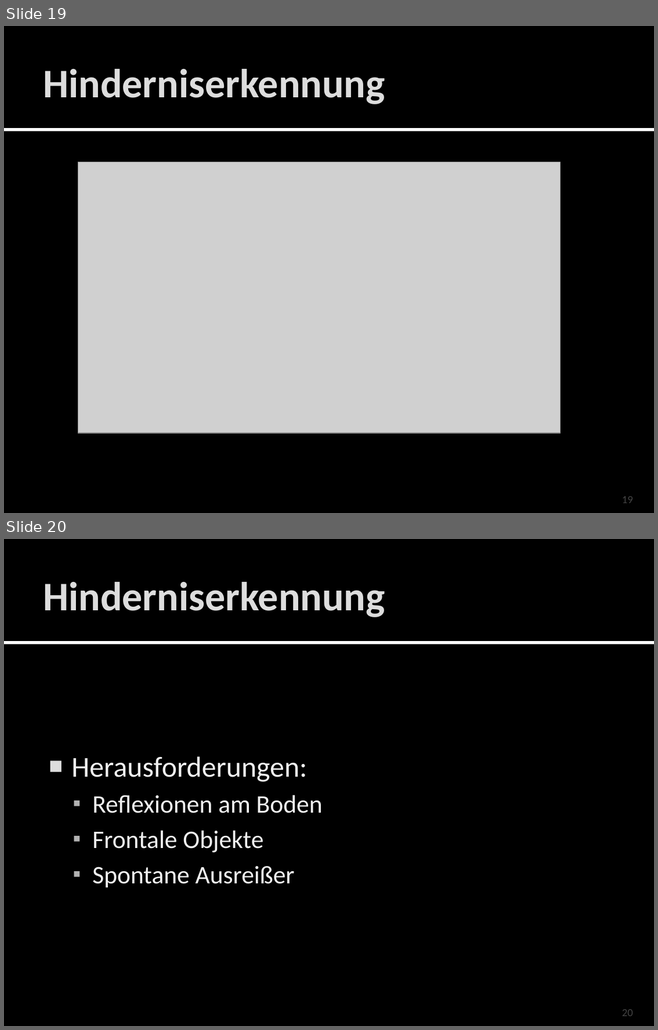
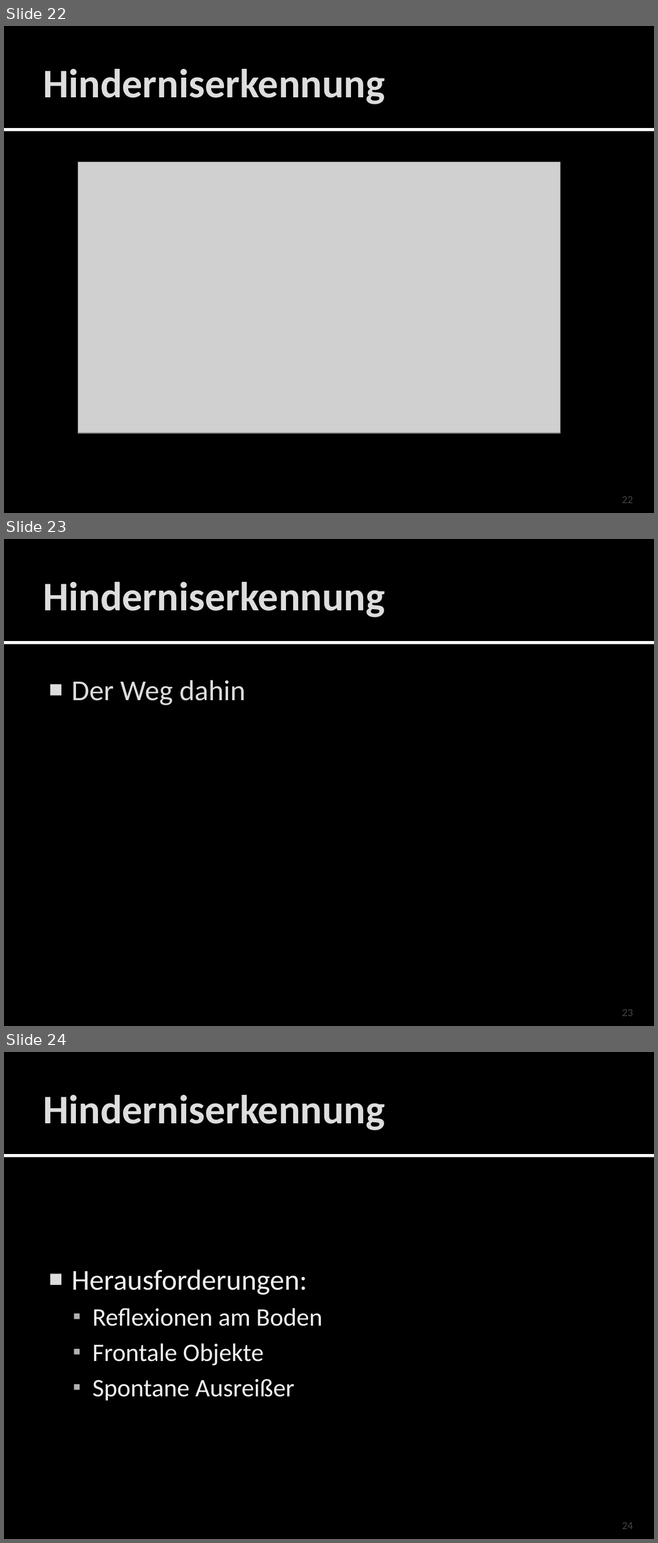
Before and after one commit to Xjs/robotik, a slide deck: GPS auf Rädern (FP).pptx. Shown one above the other, each under a label of ours: slides 19 and 20 before the commit, slides 22, 23 and 24 after it. The pictures are 658x1030 and 658x1543 pixels, drawn with LibreOffice and Linux fonts; fonts in the diff are those of the drawing; grey boxes stand for pictures. Boxes give left, top, right and bottom in pixels: in the first picture for what was removed or moved away, otherwise in the second. Text is boxed around its words. In the diff, an @@ line names an element or a change of style, - is before the commit and + after.

```diff
--- a/GPS auf Rädern (FP).pptx
+++ b/GPS auf Rädern (FP).pptx
@@ slide 23 added at (4,539,654,1026), background #000000; not listed: 2 template elements that a slide beside it also shows @@
@@ title added at (43,582,384,617), 45 pt, text #DDDDDD, bold @@
+Hinderniserkennung
@@ text added at (71,680,245,705), 32 pt, text #DDDDDD @@
+■ Der Weg dahin
@@ page number added at (622,1009,633,1016), 12 pt, text #454545 @@
+23
@@ what was slide 19 is now slide 22 @@
@@ page number at (622,496,633,503): text changed @@
-19
+22
@@ what was slide 20 is now slide 24 @@
@@ page number at (622,1522,633,1529): text changed @@
-20
+24
```
Also in this commit, not shown: 2 slides changed, 3 other slides added, 1 other file.
